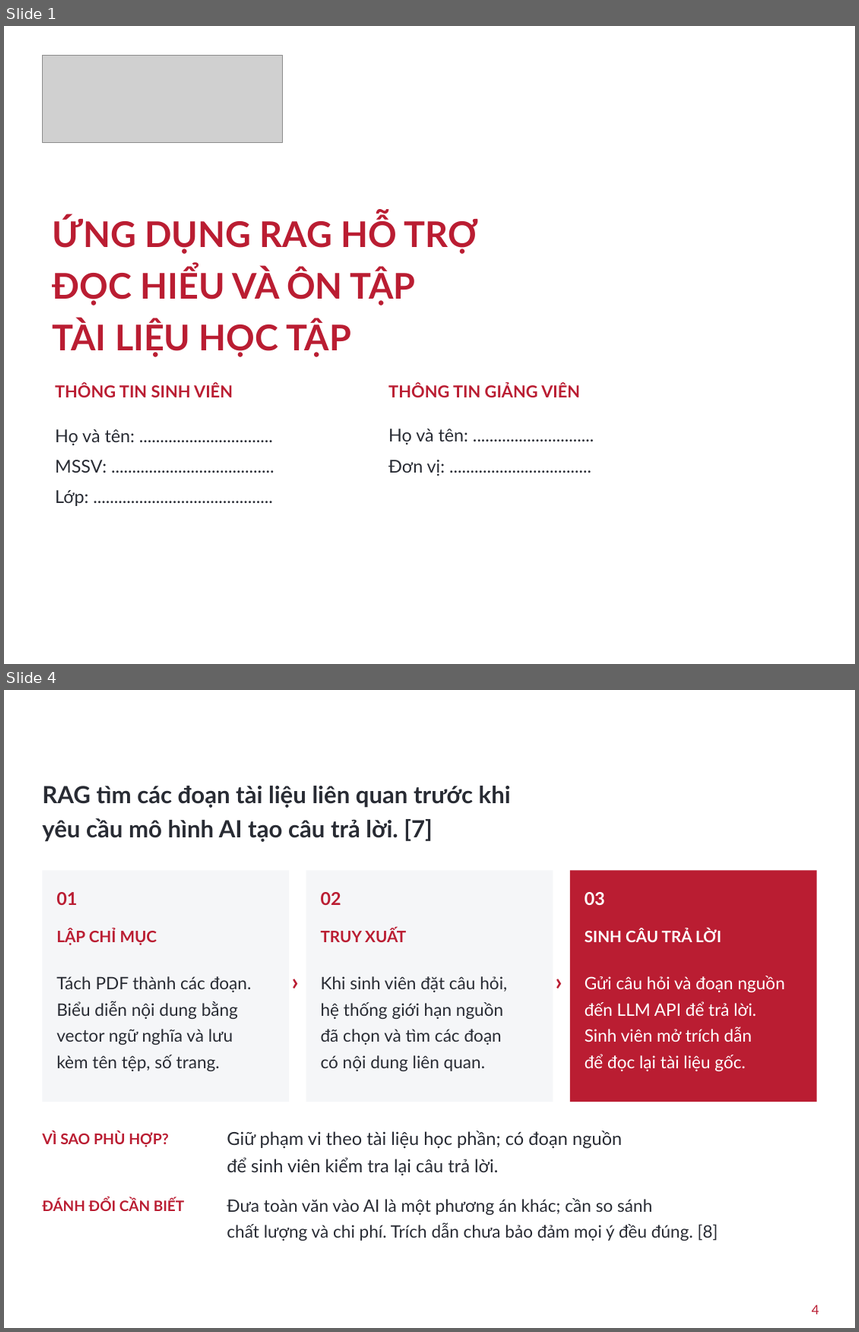
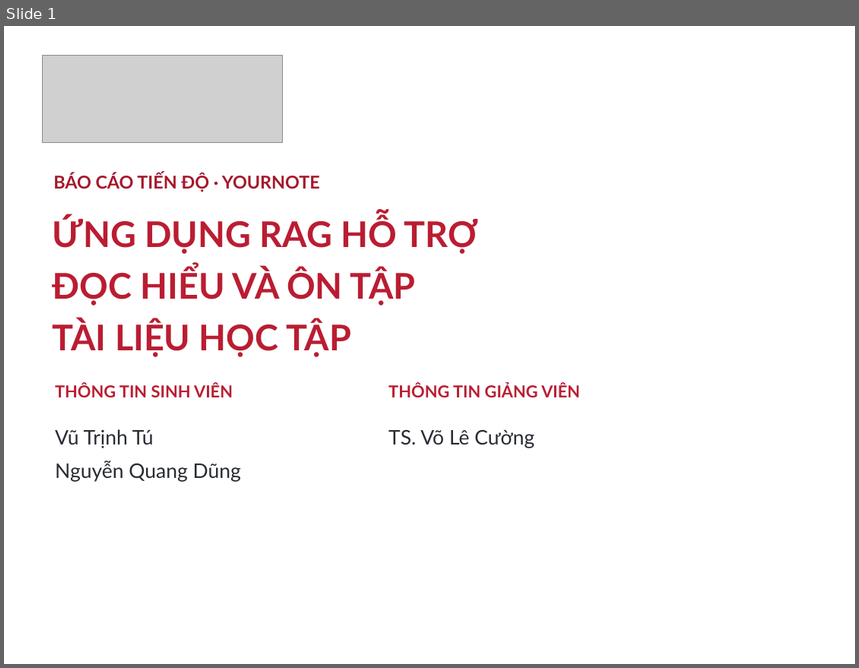
Before and after one commit to Vutu2003/yournote, a slide deck: reports/slide/Research_Notebook_HUST.pptx. Shown one above the other, each under a label of ours: slides 1 and 4 before the commit, slide 1 after it; the slides between them are not shown. The pictures are 859x1332 and 859x668 pixels, drawn with LibreOffice and Linux fonts; fonts in the diff are those of the drawing; grey boxes stand for pictures; background and template pictures are left out. Boxes give left, top, right and bottom in pixels: in the first picture for what was removed or moved away, otherwise in the second. Text is boxed around its words. In the diff, an @@ line names an element or a change of style, - is before the commit and + after.

```diff
--- a/reports/slide/Research_Notebook_HUST.pptx
+++ b/reports/slide/Research_Notebook_HUST.pptx
@@ slide 4 removed at box(4, 690, 855, 1328), background picture (left out) @@
@@ text removed at box(34, 702, 821, 736) @@
-03 / LỰA CHỌN GIẢI PHÁP
@@ text removed at box(42, 786, 511, 842) @@
-RAG tìm các đoạn tài liệu liên quan trước khi
-yêu cầu mô hình AI tạo câu trả lời. [7]
@@ rectangle removed at box(42, 870, 289, 1102) @@
@@ rectangle removed at box(306, 870, 553, 1102) @@
@@ rectangle removed at box(570, 870, 817, 1102) @@
@@ text removed at box(56, 892, 77, 905) @@
-01
@@ text removed at box(321, 892, 341, 905) @@
-02
@@ text removed at box(585, 892, 605, 905) @@
-03
@@ text removed at box(56, 929, 158, 945) @@
-LẬP CHỈ MỤC
@@ text removed at box(321, 929, 406, 942) @@
-TRUY XUẤT
@@ text removed at box(585, 929, 721, 942) @@
-SINH CÂU TRẢ LỜI
@@ text removed at box(56, 977, 252, 1072) @@
-Tách PDF thành các đoạn.
-Biểu diễn nội dung bằng
-vector ngữ nghĩa và lưu
-kèm tên tệp, số trang.
@@ text removed at box(292, 964, 303, 989) @@
-›
@@ text removed at box(321, 977, 507, 1072) @@
-Khi sinh viên đặt câu hỏi,
-hệ thống giới hạn nguồn
-đã chọn và tìm các đoạn
-có nội dung liên quan.
@@ text removed at box(556, 964, 567, 989) @@
-›
@@ text removed at box(585, 976, 785, 1072) @@
-Gửi câu hỏi và đoạn nguồn
-đến LLM API để trả lời.
-Sinh viên mở trích dẫn
-để đọc lại tài liệu gốc.
@@ text removed at box(42, 1132, 169, 1148) @@
-VÌ SAO PHÙ HỢP?
@@ text removed at box(227, 1131, 622, 1176) @@
-Giữ phạm vi theo tài liệu học phần; có đoạn nguồn
-để sinh viên kiểm tra lại câu trả lời.
@@ text removed at box(42, 1199, 184, 1211) @@
-ĐÁNH ĐỔI CẦN BIẾT
@@ text removed at box(227, 1198, 718, 1241) @@
-Đưa toàn văn vào AI là một phương án khác; cần so sánh
-chất lượng và chi phí. Trích dẫn chưa bảo đảm mọi ý đều đúng. [8]
@@ text removed at box(812, 1305, 819, 1315) @@
-4
@@ slide 1 changed as well @@
@@ text added at box(53, 173, 320, 192), 15 pt, text #A5182B, bold @@
+BÁO CÁO TIẾN ĐỘ · YOURNOTE
@@ text at box(55, 430, 241, 482): text changed; size 15 to 17 pt @@
-Họ và tên: ................................
-MSSV: .......................................
-Lớp: ...........................................
+Vũ Trịnh Tú
+Nguyễn Quang Dũng
@@ text at box(389, 430, 534, 449): text changed; size 15 to 17 pt @@
-Họ và tên: .............................
-Đơn vị: ..................................
+TS. Võ Lê Cường
```
Also in this commit, not shown: 16 slides added, 7 other slides removed, 41 other files.
